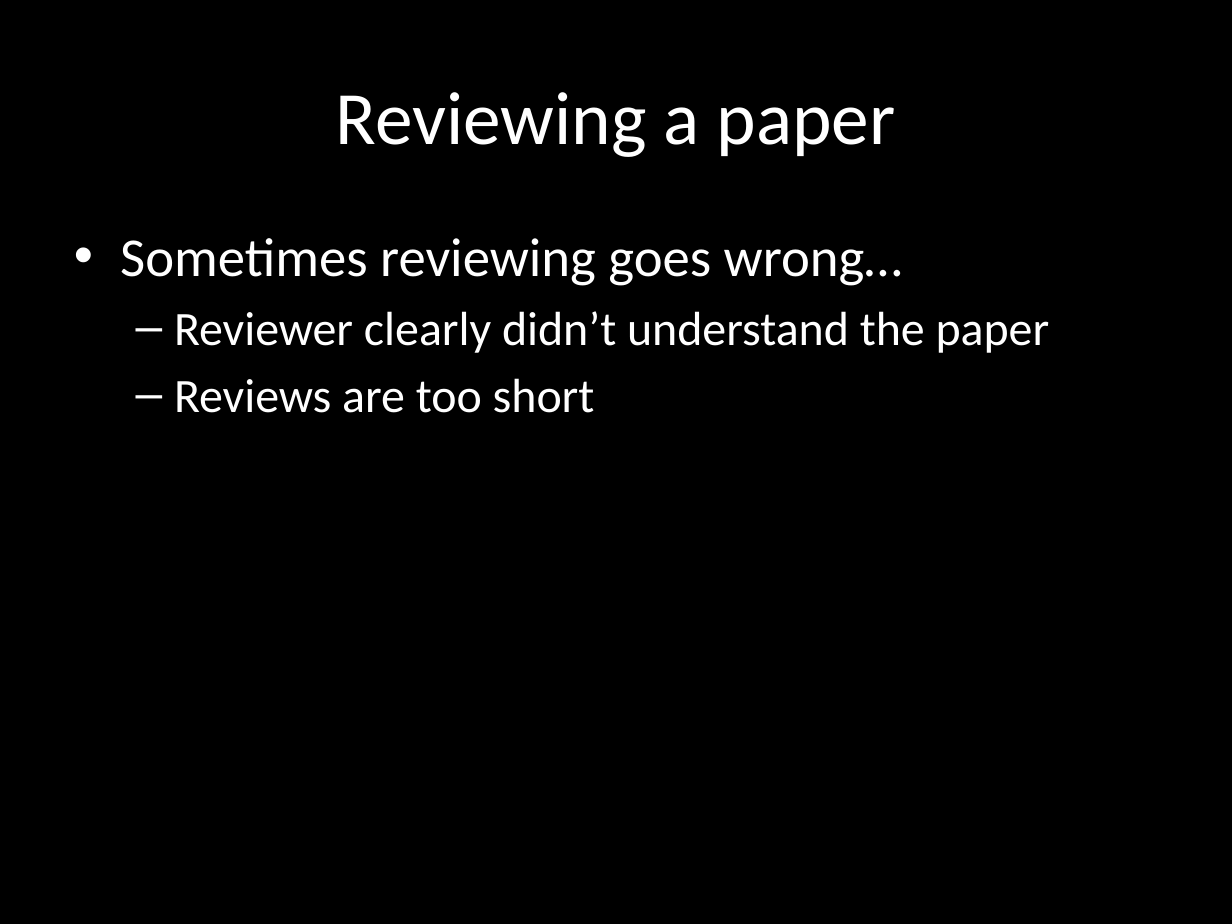
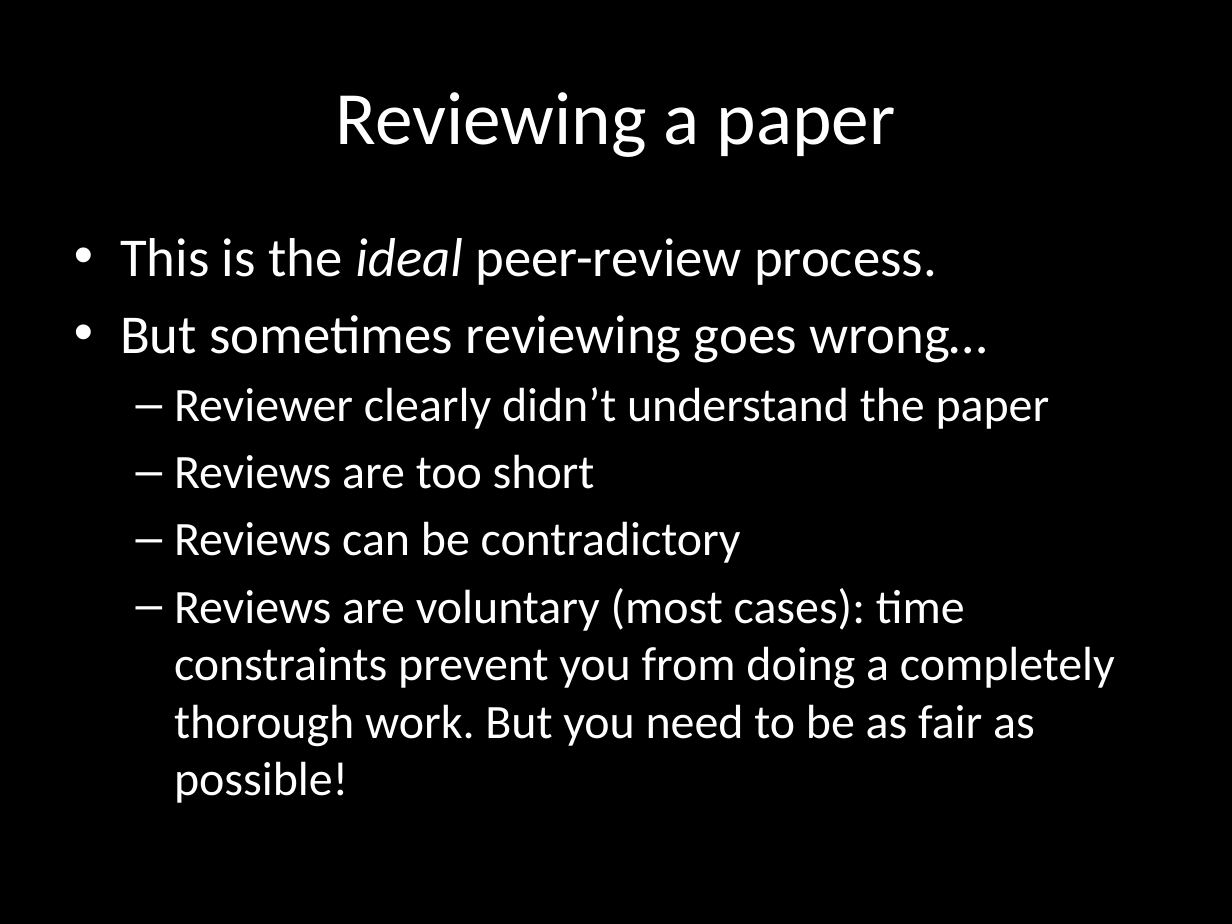
Before and after one commit to GAIGResearch/AIGD2, a slide deck: slide 16 of lectures/Peer Review.pptx. Drawn at 1232x924 pixels with LibreOffice and Linux fonts; fonts in the diff are those of the drawing. Boxes give left, top, right and bottom in pixels: in the first picture for what was removed or moved away, otherwise in the second. Text is boxed around its words. In the diff, an @@ line names an element or a change of style, - is before the commit and + after.

Commit message:
adding more info to 'things going wrong'

```diff
--- a/lectures/Peer Review.pptx
+++ b/lectures/Peer Review.pptx
@@ text at <box>120,238,988,363</box>: text changed @@
-• Sometimes reviewing goes wrong…
+• This is the ideal peer-review process.
+• But sometimes reviewing goes wrong…
@@ text at <box>174,521,1115,803</box>: paragraphs added @@
+  – Reviews can be contradictory
+  – Reviews are voluntary (most cases): time constraints prevent you from doing a completely thorough work. But you need to be as fair as possible!
```
